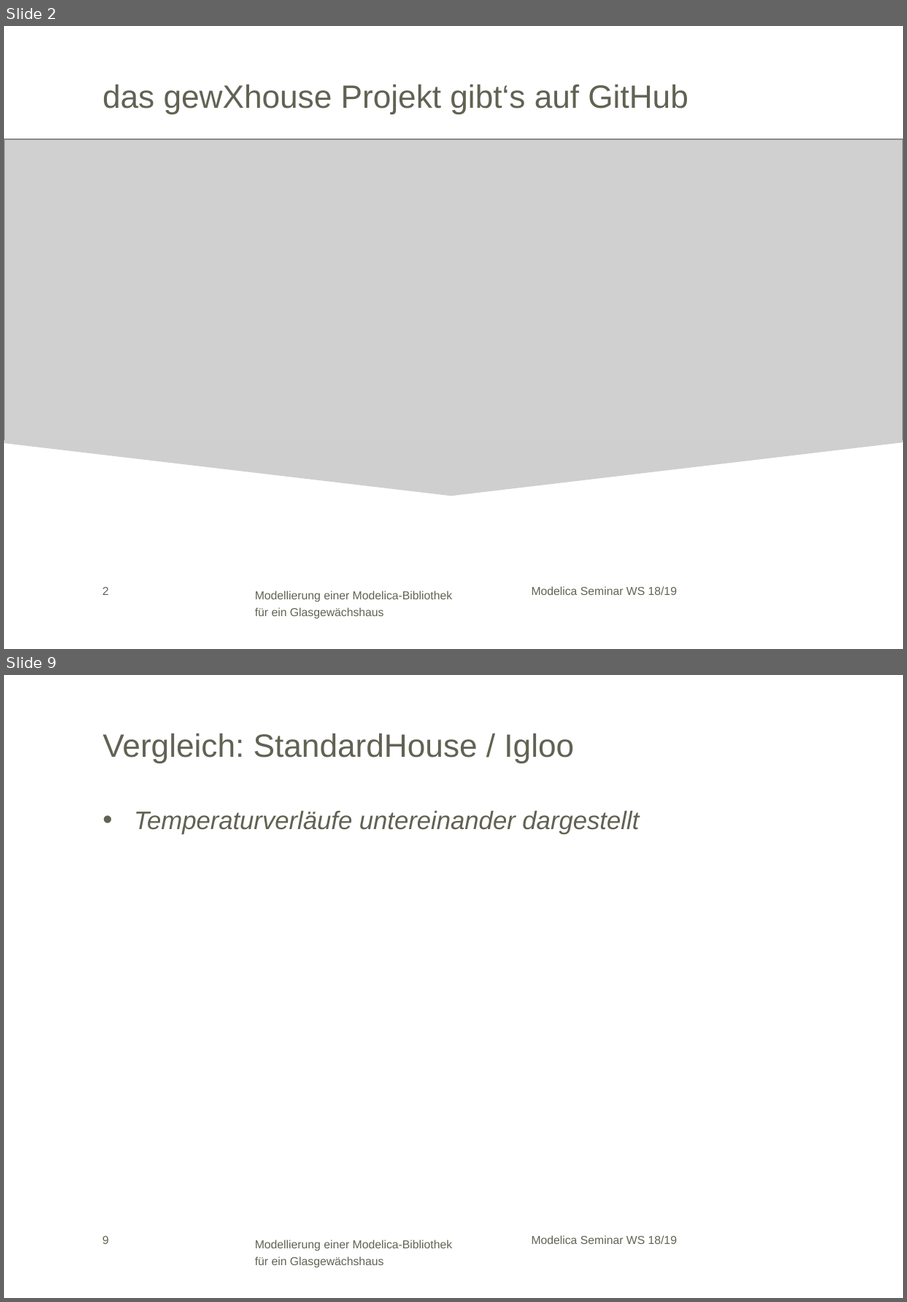
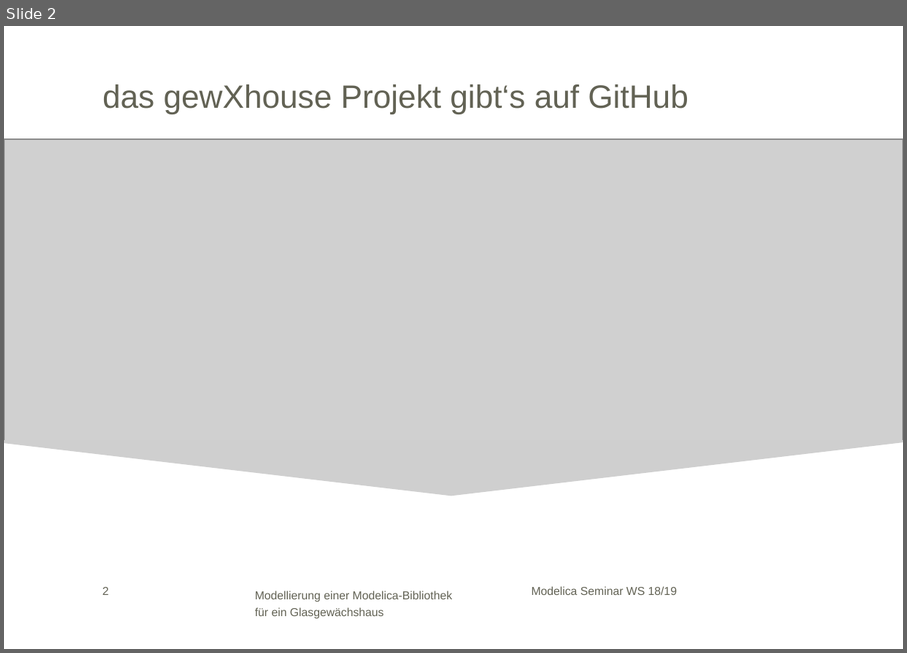
Before and after one commit to HeikoBielik/gewXhouse, a slide deck: Modelica WS 18_19_V3_edited_by_harry.pptx. Shown one above the other, each under a label of ours: slides 2 and 9 before the commit, slide 2 after it; the slides between them are not shown. The pictures are 907x1302 and 907x653 pixels, drawn with LibreOffice and Linux fonts; fonts in the diff are those of the drawing; grey boxes stand for pictures; background and template pictures are left out. Boxes give left, top, right and bottom in pixels: in the first picture for what was removed or moved away, otherwise in the second. Text is boxed around its words. In the diff, an @@ line names an element or a change of style, - is before the commit and + after.

```diff
--- a/Modelica WS 18_19_V3_edited_by_harry.pptx
+++ b/Modelica WS 18_19_V3_edited_by_harry.pptx
@@ slide 9 removed at [4,675,903,1298], background #FFFFFF; not listed: 3 template elements that a slide beside it also shows @@
@@ title removed at [103,733,574,763] @@
-Vergleich: StandardHouse / Igloo
@@ text removed at [134,811,639,834] @@
-• Temperaturverläufe untereinander dargestellt
```
Also in this commit, not shown: 4 slides changed, 3 slides added, 3 other slides removed.
